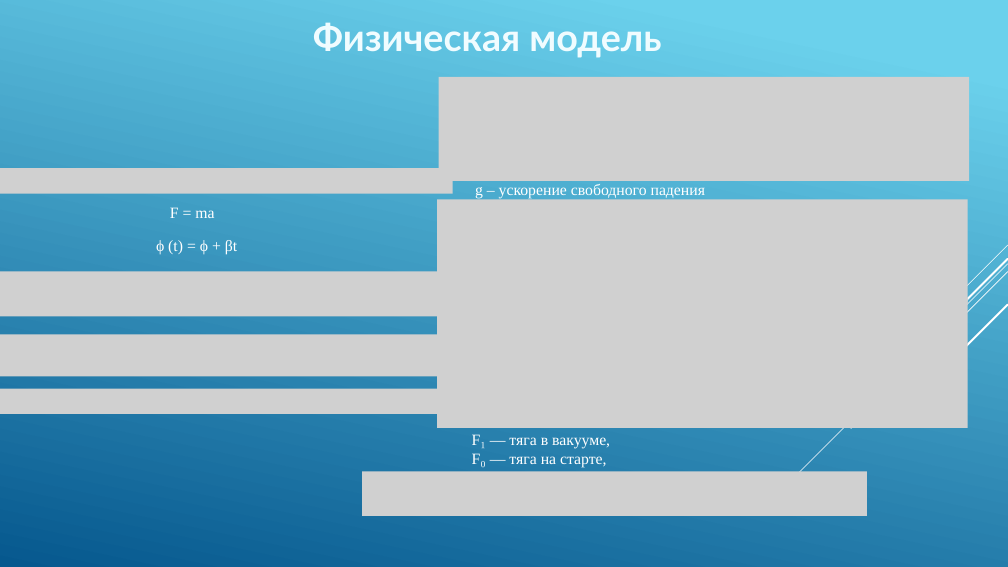
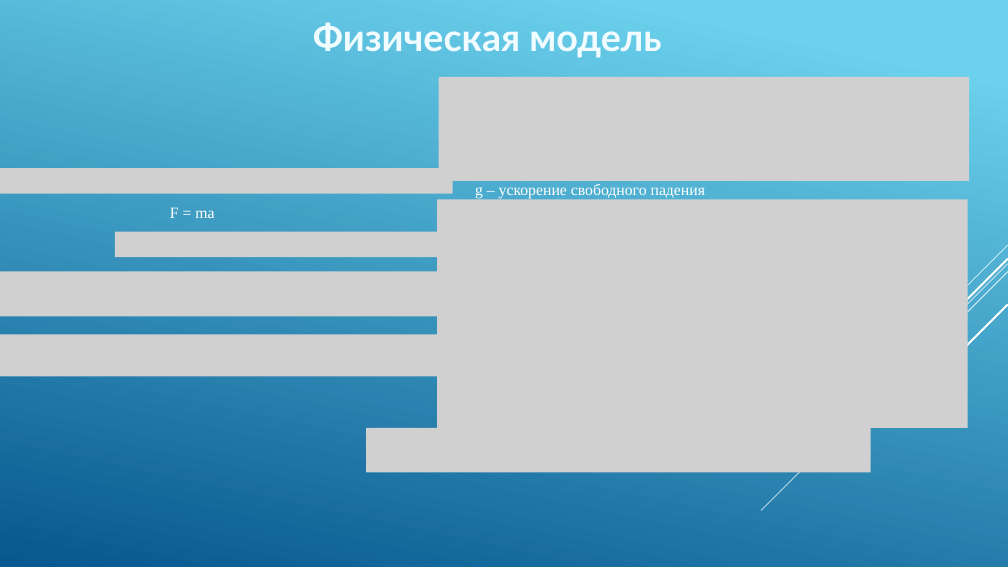
Before and after one commit to Kotyarka/SpaceZ-project, a slide deck: slide 6 of Презентация Луна-2.pptx. Drawn at 1008x567 pixels with LibreOffice and Linux fonts; fonts in the diff are those of the drawing; grey boxes stand for pictures. Boxes give left, top, right and bottom in pixels: in the first picture for what was removed or moved away, otherwise in the second. Text is boxed around its words. In the diff, an @@ line names an element or a change of style, - is before the commit and + after.

```diff
--- a/Презентация Луна-2.pptx
+++ b/Презентация Луна-2.pptx
@@ picture added at <box>115,232,645,257</box> @@
@@ text removed at <box>156,240,237,254</box> @@
-ϕ (t) = ϕ + βt
@@ picture removed at <box>0,389,438,414</box> @@
@@ picture added at <box>366,428,871,472</box> @@
@@ text removed at <box>472,434,610,468</box> @@
-F₁ — тяга в вакууме,
-F₀ — тяга на старте,
@@ picture removed at <box>362,471,867,516</box> @@
```
Also in this commit, not shown: 3 other slides changed, 1 other file.
